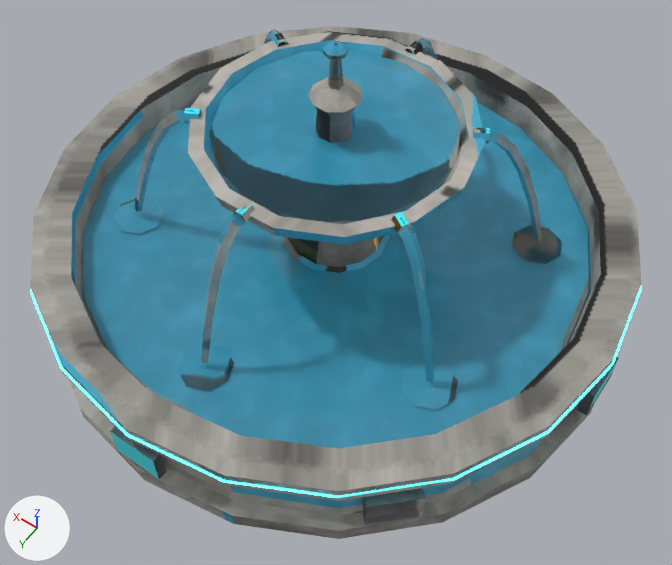
The FBX model modelos/planeta_humano/fuente_plaza/fuente_plaza.fbx as it was, and as the next commit left it.
Rendered twice from a 50 mm camera at (-3.65, 5.1, 7.83) aimed at (-0.48, 0.66, 0.86). The lights are fixed; the arrows at lower left show +X, +Y and +Z. The picture after the commit comes second. Vertices at exactly the same position are counted once.

The first picture shows 'fuente_plaza', 'fuente_plaza_agua', 'fuente_plaza_neon'.
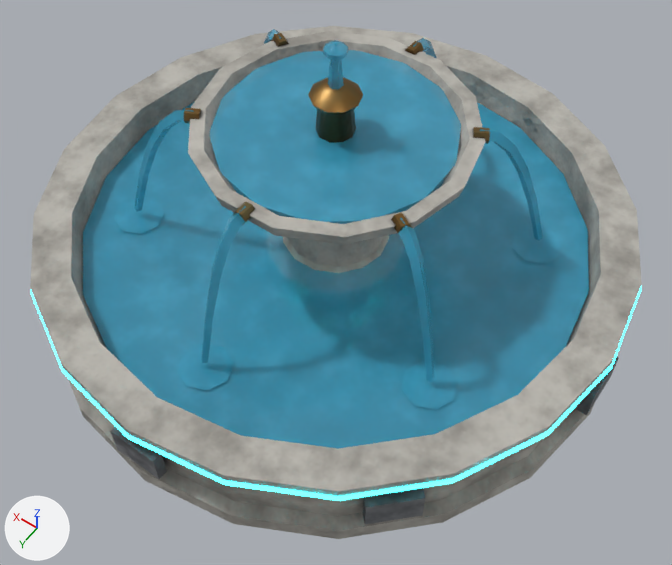
Changed parts and their boxes [x1, y1, x2, y2] in the pictures (672 x 565 px; the box of a moved part takes in the faces that stretch with it):
part 1 of me_fuente_plaza_agua, moved or reshaped
    both: [107, 52, 563, 410]
part 2 of me_fuente_plaza_agua, surface changed
    both: [83, 30, 589, 449]
part 3 of me_fuente_plaza, moved or reshaped
    both: [235, 110, 403, 228]
part 4 of me_fuente_plaza, surface changed
    both: [31, 26, 642, 539]
part 5 of me_fuente_plaza_neon, surface changed
    both: [35, 295, 638, 501]

What the commit changed:
me_fuente_plaza is used by ob_fuente_plaza; location (0.0, 0.0, 0.0).
me_fuente_plaza had 534 vertices, 578 faces and spanned x -3.01..3.01, y -3.01..3.01, z 0.0..2.58.
me_fuente_plaza now has 536 vertices, 578 faces and spans x -3.01..3.01, y -3.01..3.01, z 0.0..2.58.
Part 3, on me_fuente_plaza:
24 faces are deleted.
2 vertices are added at (-0.2, 0.0, 1.84), (0.2, 0.0, 1.84).
24 new faces join them.
me_fuente_plaza part 4: 549 kept faces spanning x -3.01..3.01, y -3.01..3.01, z 0.0..2.58 get new texture (UV) coordinates.
Other edits to the shape of me_fuente_plaza do not show in these pictures.
me_fuente_plaza_neon is used by ob_fuente_plaza_neon; location (0.0, 0.0, 0.0).
me_fuente_plaza_neon had 128 vertices, 128 faces and spanned x -3.02..3.02, y -3.02..3.02, z 0.81..1.68.
me_fuente_plaza_neon now has 128 vertices, 128 faces and spans x -3.02..3.02, y -3.02..3.02, z 0.82..1.69.
me_fuente_plaza_neon part 5: texture (UV) coordinates of 128 of 128 faces, centred in x -2.95..2.95, y -2.95..2.95, z 0.81..1.68, changed; they spanned u 0.0..0.98, v 0.0..1.0 and now span u 0.0..0.99, v 0.0..0.99.
me_fuente_plaza_agua has 372 vertices, 430 faces and spans x -2.57..2.57, y -2.57..2.57, z 0.57..3.0.
me_fuente_plaza_agua is used by ob_fuente_plaza_agua; location (0.0, 0.0, 0.0).
Part 1, on me_fuente_plaza_agua:
14 faces are deleted.
14 new faces join them.
me_fuente_plaza_agua part 2: 411 kept faces spanning x -2.57..2.57, y -2.57..2.57, z 0.57..3.0 get new texture (UV) coordinates.
